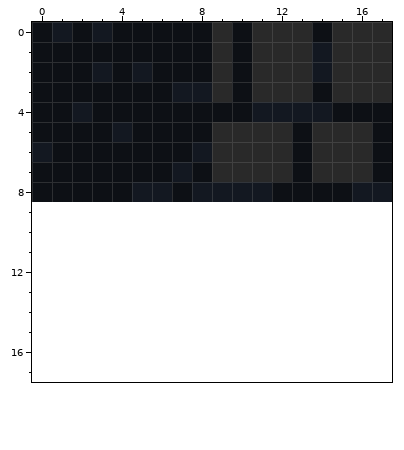
Pixel-art sprite -- src/assets/tiles.png. Above, as it was before the edit.
The file is 18x9 pixels. Colours within 5 levels of each other are drawn and written as one. The old version is drawn lined up with the new one, on the new canvas.
After:
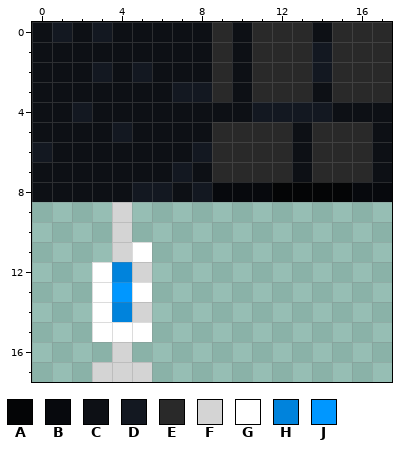
Palette (. is transparent): A #040506  B #07090d  C #0d1015  D #131821  E #292929  F #d4d4d4  G #ffffff  H #0083dc  J #0097ff
What changed:
canvas 18x9 -> 18x18
y 8: x 9..17 DDDCCCCDD -> BBBAAAABB
y 9..10: x 4 . -> F
y 11: x 4..5 .. -> FG
y 12: x 3..5 ... -> GHF
y 13: x 3..5 ... -> GJG
y 14: x 3..5 ... -> GHF
y 15: x 3..5 ... -> GGG
y 16: x 4 . -> F
y 17: x 3..5 ... -> FFF
Pixel boxes of the changes (left, top, right, bottom) in both pictures:
changed: (212, 182, 392, 202)
added: (92, 202, 152, 382)
